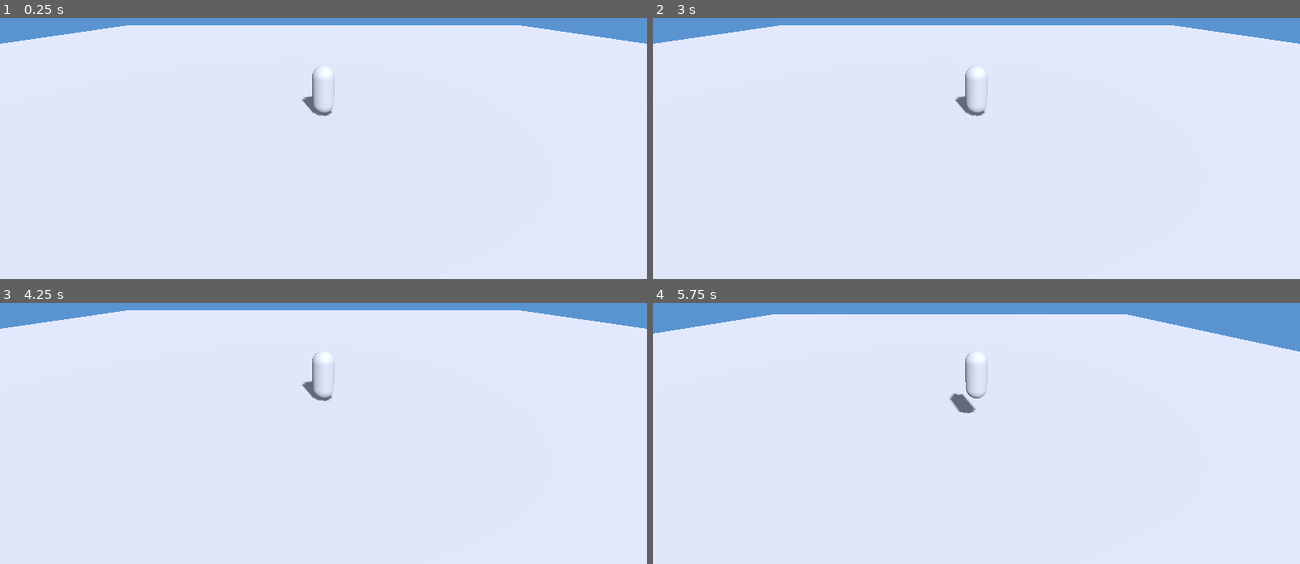
Above: before the commit, frames 1-4 (two rows, left to right).
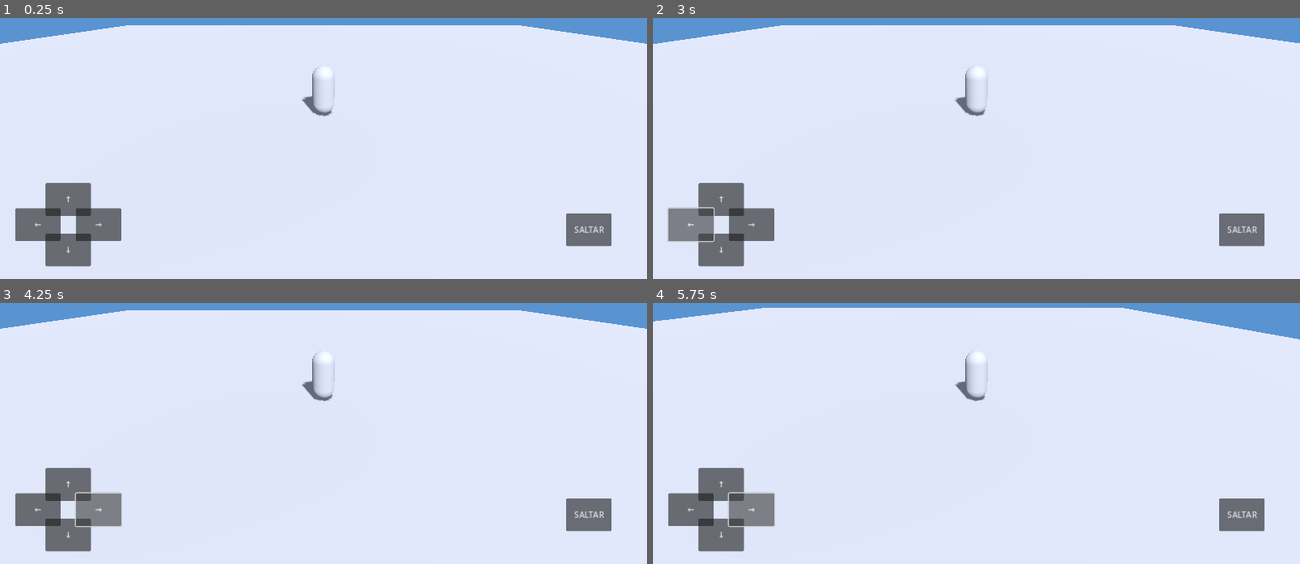
Above: after the commit, the same moments.

Repository: fabricio95337-svg/The-last-player-
Game: Godot game, scene res://Main.tscn
The game is run twice, just before and just after one commit, with the same random seed, the same clock (stepped at 60 frames per second) and the same inputs.
Inputs (mouse positions are in pixels of both pictures, inside the frame that each line leads up to):
- Up to frame 1 (0.25 s): no input
- Up to frame 2 (3 s): click (1241, 229) at 0.5 s, where only the run after the commit has a clickable "SALTAR"; click (724, 200) at 1.25 s, where only the run after the commit has a clickable "↑"; click (724, 250) at 2 s, where only the run after the commit has a clickable "↓"; click (691, 224) at 2.75 s, where only the run after the commit has a clickable "←"
- Up to frame 3 (4.25 s): click (97, 509) at 3.5 s, where only the run after the commit has a clickable "→"
- Up to frame 4 (5.75 s): tap Enter at 4.25 s; hold D 4.28-5.03 s; hold Space 4.28-5.03 s; hold S from 5.03 s (still down); tap Space at 5.1, 5.27, 5.57 s

The runs differ from the first frame. In frame 1, 4.2% of the frame differs, in the area x 2-95%, y 63-96%; in frame 2, 4.3%; in frame 3, 4.2%; in frame 4, 7.5%, in the area x 0-100%, y 1-96%.

Commit message:
Update Player.gd

Diff:
--- a/Player.gd
+++ b/Player.gd
@@ -4,28 +4,69 @@
 @export var jump_velocity = 4.5
 
 var gravity = 9.8
+var move_input = Vector2.ZERO
+
+func _ready():
+    create_controls()
 
 func _physics_process(delta):
     if not is_on_floor():
         velocity.y -= gravity * delta
 
-    var input_dir = Vector2.ZERO
+    var direction = Vector3(move_input.x, 0, move_input.y)
 
     if Input.is_key_pressed(KEY_W):
-        input_dir.y -= 1
+        direction.z = -1
     if Input.is_key_pressed(KEY_S):
-        input_dir.y += 1
+        direction.z = 1
     if Input.is_key_pressed(KEY_A):
-        input_dir.x -= 1
+        direction.x = -1
     if Input.is_key_pressed(KEY_D):
-        input_dir.x += 1
+        direction.x = 1
 
-    var direction = Vector3(input_dir.x, 0, input_dir.y).normalized()
+    direction = direction.normalized()
 
     velocity.x = direction.x * speed
     velocity.z = direction.z * speed
 
-    if Input.is_key_pressed(KEY_SPACE) and is_on_floor():
-        velocity.y = jump_velocity
+    move_and_slide()
 
-    move_and_slide()
+func create_controls():
+    var layer = CanvasLayer.new()
+    add_child(layer)
+
+    var ui = Control.new()
+    ui.set_anchors_and_offsets_preset(Control.PRESET_FULL_RECT)
+    layer.add_child(ui)
+
+    add_button(ui, "↑", Vector2(90, -190), false, Vector2(0, -1))
+    add_button(ui, "↓", Vector2(90, -90), false, Vector2(0, 1))
+    add_button(ui, "←", Vector2(30, -140), false, Vector2(-1, 0))
+    add_button(ui, "→", Vector2(150, -140), false, Vector2(1, 0))
+    add_button(ui, "SALTAR", Vector2(-160, -130), true)
+
+func add_button(ui, label, pos, jump, dir = Vector2.ZERO):
+    var button = Button.new()
+    button.text = label
+    button.custom_minimum_size = Vector2(90, 65)
+    button.position = pos
+    button.set_anchors_preset(Control.PRESET_BOTTOM_LEFT)
+
+    if jump:
+        button.set_anchors_preset(Control.PRESET_BOTTOM_RIGHT)
+        button.position = pos
+
+    ui.add_child(button)
+
+    if jump:
+        button.button_down.connect(func():
+            if is_on_floor():
+                velocity.y = jump_velocity
+        )
+    else:
+        button.button_down.connect(func():
+            move_input = dir
+        )
+        button.button_up.connect(func():
+            move_input = Vector2.ZERO
+        )
